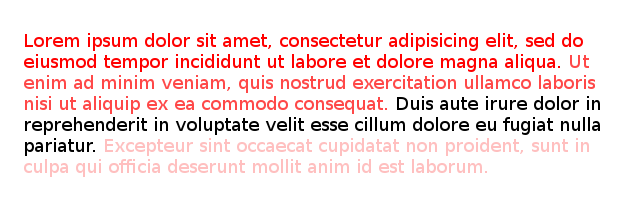
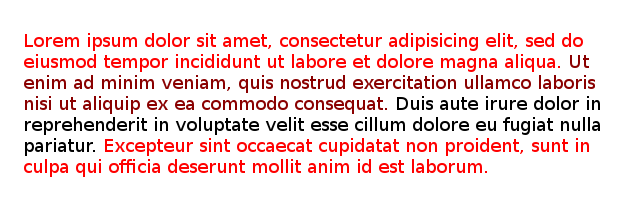
Before/after of a 640×200 layered artwork. What changed in the layer stack:
painted on "Lorem ipsum dolor sit amet, co..." over [left=24, top=55, right=595, bottom=177]
